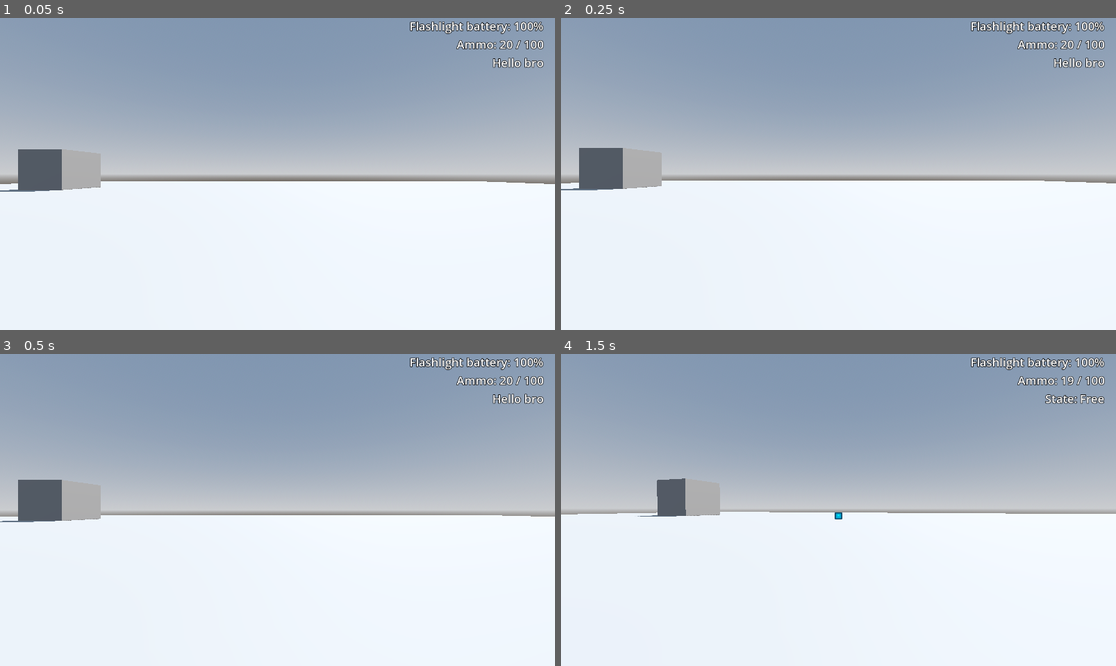
Above: before the commit, frames 1-4 (two rows, left to right).
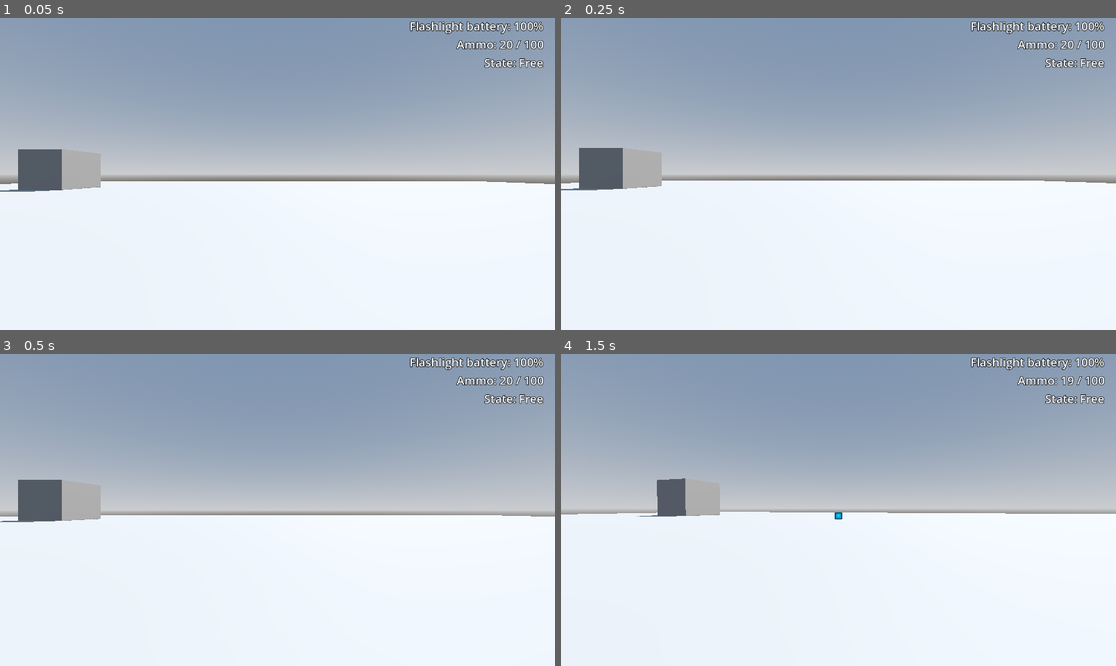
Above: after the commit, the same moments.

Repository: justindeogrades/firstpersonshooter
Game: Godot game, scene res://main.tscn
The game is run twice, just before and just after one commit, with the same random seed, the same clock (stepped at 60 frames per second) and the same inputs. The engine's default icon, where the game draws it, is replaced by a stand-in: a white triangle on a blue panel in a dark square.
Inputs (mouse positions are in pixels of both pictures, inside the frame that each line leads up to):
- Up to frame 1 (0.05 s): no input
- Up to frame 2 (0.25 s): no input
- Up to frame 3 (0.5 s): no input
- Up to frame 4 (1.5 s): tap Enter (ui_accept) at 0.5, 0.77, 1.25 s; move the mouse to (866, 510) at 0.52 s; hold Shift (slide) 0.53-1.28 s; hold W (forward) from 0.53 s (still down); move the mouse to (810, 510) at 1.27 s; click (810, 510) at 1.35 s

The runs differ from the first frame. In frame 1, 0.2% of the frame differs, in the area x 87-98%, y 12-17%; in frame 2, 0.2%; in frame 3, 0.2%; in frame 4, nothing differs.

Commit message:
added state logic to enemies and basic patrol state

Diff:
--- a/enemy.gd
+++ b/enemy.gd
@@ -1,6 +1,8 @@
 extends CharacterBody3D
 
 @onready var hp_label = $HP
+@onready var state_machine = $StateMachine
+@onready var facing_ray = $FacingRay
 
 @export_category("Navigation")
 @export var nav_agent : NavigationAgent3D
@@ -16,16 +18,29 @@
 
 func _ready() -> void:
 	target = get_node(target_path)
+	state_machine.initialize(self)
 
 func _process(delat : float) -> void:
-	nav_agent.set_target_position(target.global_position)
-	var next_nav_point = nav_agent.get_next_path_position()
-	var move_dir = (next_nav_point - global_position).normalized()
 
-	#Move towards the player unless already within an acceptable distance
-	if position.distance_to(target.position) > deadzone:
-		velocity = move_dir * move_speed
-	else:
-		velocity = Vector3(0, 0, 0)
+	#Temporarily disabling movement
+	#nav_agent.set_target_position(target.global_position)
+	#var next_nav_point = nav_agent.get_next_path_position()
+	#var move_dir = (next_nav_point - global_position).normalized()
+	#
+	##Move towards the player unless already within an acceptable distance
+	#if position.distance_to(target.position) > deadzone:
+		#velocity = move_dir * move_speed
+	#else:
+		#velocity = Vector3(0, 0, 0)
+	#
+	#move_and_slide()
 
-	move_and_slide()
+	#Get angle between player and ray
+	var face_dir = Vector2(facing_ray.target_position.x, facing_ray.target_position.z).normalized()
+	#var target_dir = Vector2(target.global_position.x, target.global_position.z)
+	var relative_player_pos = Vector2(target.global_position.x - global_position.x, target.global_position.z - global_position.z)
+	#var angle = int(rad_to_deg(face_dir.angle_to(target_dir)))
+	var angle = int(rad_to_deg(face_dir.angle_to(relative_player_pos)))
+	$Angle.text = "angle: " + str(angle)
+func _physics_process(delta: float) -> void:
+	state_machine.state_physics(delta)
--- a/enemy.tscn
+++ b/enemy.tscn
@@ -1,10 +1,27 @@
-[gd_scene load_steps=6 format=3 uid="uid://crotopo1fdjeg"]
+[gd_scene load_steps=9 format=3 uid="uid://crotopo1fdjeg"]
 
 [ext_resource type="Script" uid="uid://1jm6awng7v27" path="res://enemy.gd" id="1_4gyqm"]
-[ext_resource type="Texture2D" uid="uid://dw4tryi3yerf7" path="res://icon.svg" id="1_7k104"]
 [ext_resource type="PackedScene" uid="uid://b3plxqqbt2u7w" path="res://hp_component.tscn" id="2_qi2p4"]
+[ext_resource type="Texture2D" uid="uid://ctd2mcgmwrxu4" path="res://texturemonster11.png" id="3_qi2p4"]
+[ext_resource type="PackedScene" uid="uid://02osm3d81amt" path="res://state_machine.tscn" id="4_iifgy"]
+[ext_resource type="Script" uid="uid://pto1n7rndium" path="res://enemy_patrol.gd" id="5_epg4t"]
 
 [sub_resource type="BoxShape3D" id="BoxShape3D_7k104"]
+
+[sub_resource type="FontFile" id="FontFile_qi2p4"]
+subpixel_positioning = 0
+msdf_pixel_range = 14
+msdf_size = 128
+cache/0/32/0/ascent = 0.0
+cache/0/32/0/descent = 0.0
+cache/0/32/0/underline_position = 0.0
+cache/0/32/0/underline_thickness = 0.0
+cache/0/32/0/scale = 1.0
+cache/0/16/0/ascent = 0.0
+cache/0/16/0/descent = 0.0
+cache/0/16/0/underline_position = 0.0
+cache/0/16/0/underline_thickness = 0.0
+cache/0/16/0/scale = 1.0
 
 [sub_resource type="CapsuleShape3D" id="CapsuleShape3D_qi2p4"]
 height = 1.5
@@ -18,11 +35,11 @@
 hp_label = NodePath("../HP")
 
 [node name="Sprite3D" type="Sprite3D" parent="."]
+transform = Transform3D(0.1, 0, 0, 0, 0.1, 0, 0, 0, 0.1, 0, 0, 0)
 cast_shadow = 0
-modulate = Color(1, 0, 0, 1)
-billboard = 1
+billboard = 2
 shaded = true
-texture = ExtResource("1_7k104")
+texture = ExtResource("3_qi2p4")
 
 [node name="Hurtbox" type="Area3D" parent="."]
 
@@ -30,9 +47,15 @@
 shape = SubResource("BoxShape3D_7k104")
 
 [node name="HP" type="Label3D" parent="."]
-transform = Transform3D(1, 0, 0, 0, 1, 0, 0, 0, 1, 0, 1, 0)
+transform = Transform3D(1, 0, 0, 0, 1, 0, 0, 0, 1, 0, 1.3124, 0)
 billboard = 1
 text = "Hello bro"
+
+[node name="Angle" type="Label3D" parent="."]
+transform = Transform3D(1, 0, 0, 0, 1, 0, 0, 0, 1, 0, 1.00901, 0)
+billboard = 1
+text = "Hello bro"
+font = SubResource("FontFile_qi2p4")
 
 [node name="NavigationAgent3D" type="NavigationAgent3D" parent="."]
 path_height_offset = 3.0
@@ -40,5 +63,40 @@
 [node name="Collisionbox" type="CollisionShape3D" parent="."]
 shape = SubResource("CapsuleShape3D_qi2p4")
 
+[node name="FacingRay" type="RayCast3D" parent="."]
+target_position = Vector3(0, 0, 1)
+
+[node name="StateMachine" parent="." node_paths=PackedStringArray("default_state") instance=ExtResource("4_iifgy")]
+default_state = NodePath("Patrol")
+
+[node name="Patrol" type="Node" parent="StateMachine" node_paths=PackedStringArray("patrol_points")]
+script = ExtResource("5_epg4t")
+patrol_points = [NodePath("../../PP1"), NodePath("../../PP2"), NodePath("../../PP3")]
+
+[node name="PP1" type="Node3D" parent="."]
+transform = Transform3D(1, 0, 0, 0, 1, 0, 0, 0, 1, 10, 0, 0)
+top_level = true
+
+[node name="Label3D" type="Label3D" parent="PP1"]
+billboard = 1
+text = "patrol point 1"
+
+[node name="PP2" type="Node3D" parent="."]
+transform = Transform3D(1, 0, 0, 0, 1, 0, 0, 0, 1, 0, 0, 10)
+top_level = true
+
+[node name="Label3D" type="Label3D" parent="PP2"]
+billboard = 1
+text = "patrol point 2"
+
+[node name="PP3" type="Node3D" parent="."]
+transform = Transform3D(1, 0, 0, 0, 1, 0, 0, 0, 1, 10, 0, 10)
+top_level = true
+
+[node name="Label3D" type="Label3D" parent="PP3"]
+billboard = 1
+text = "patrol point 3"
+
 [connection signal="area_entered" from="Hurtbox" to="." method="_on_hurtbox_area_entered"]
 [connection signal="area_entered" from="Hurtbox" to="HPComponent" method="_on_hurtbox_area_entered"]
+[connection signal="target_reached" from="NavigationAgent3D" to="StateMachine/Patrol" method="_on_navigation_agent_3d_target_reached"]
--- /dev/null
+++ b/enemy_patrol.gd
@@ -0,0 +1,56 @@
+extends EnemyState
+
+@export var patrol_points : Array[Node3D]
+#@export var deadzone : float = 0.9
+@export var wait_seconds : float = 2.0
+
+var wait_timer : Timer
+var next_point : Node3D
+var point_at : int = 0
+
+func enter() -> void:
+	super()
+	create_wait_timer()
+	set_next_point()
+	print("enter method called")
+
+func state_physics(delta : float) -> EnemyState:
+	var next_nav_point = nav_agent.get_next_path_position()
+	var move_dir = (next_nav_point - parent.global_position).normalized()
+	parent.facing_ray.target_position = move_dir
+
+	#Move towards the player unless already within an acceptable distance
+	#if parent.position.distance_to(next_point.position) > deadzone:
+		#parent.velocity = move_dir * move_speed
+	#else:
+		#parent.velocity = Vector3(0, 0, 0)
+	#Move towards the target unless the wait timer is active
+	if wait_timer.is_stopped():
+		parent.velocity = move_dir * move_speed
+	else:
+		parent.velocity = Vector3(0, 0, 0)
+
+	parent.move_and_slide()
+
+	return null
+
+func set_next_point():
+	point_at += 1
+	if point_at >= patrol_points.size():
+		point_at = 0
+	next_point = patrol_points[point_at]
+	nav_agent.set_target_position(next_point.global_position)
+
+func create_wait_timer():
+	wait_timer = Timer.new()
+	wait_timer.one_shot = true
+	wait_timer.timeout.connect(_on_wait_timer_timeout)
+	add_child(wait_timer)
+
+func _on_wait_timer_timeout() -> void:
+	print("wait timer expired")
+	set_next_point()
+
+func _on_navigation_agent_3d_target_reached() -> void:
+	print("target reached")
+	wait_timer.start(wait_seconds)
--- a/state_machine.gd
+++ b/state_machine.gd
@@ -14,6 +14,7 @@
 		child.parent = parent
 
 	current_state = default_state
+	current_state.enter()
 
 	#Default the label text
 	#Delegated to the PlayerState class
--- /dev/null
+++ b/states/enemy states/enemy_state.gd
@@ -0,0 +1,8 @@
+class_name EnemyState
+extends State
+
+var nav_agent : NavigationAgent3D
+
+func enter() -> void:
+	nav_agent = parent.nav_agent
+	print("nav agent assigned: " + str(nav_agent))
Not shown, added: enemy_patrol.gd.uid
Not shown, added: states/enemy states/enemy_state.gd.uid
Binary file added: texturemonster11.png
Not shown, added: texturemonster11.png.import
